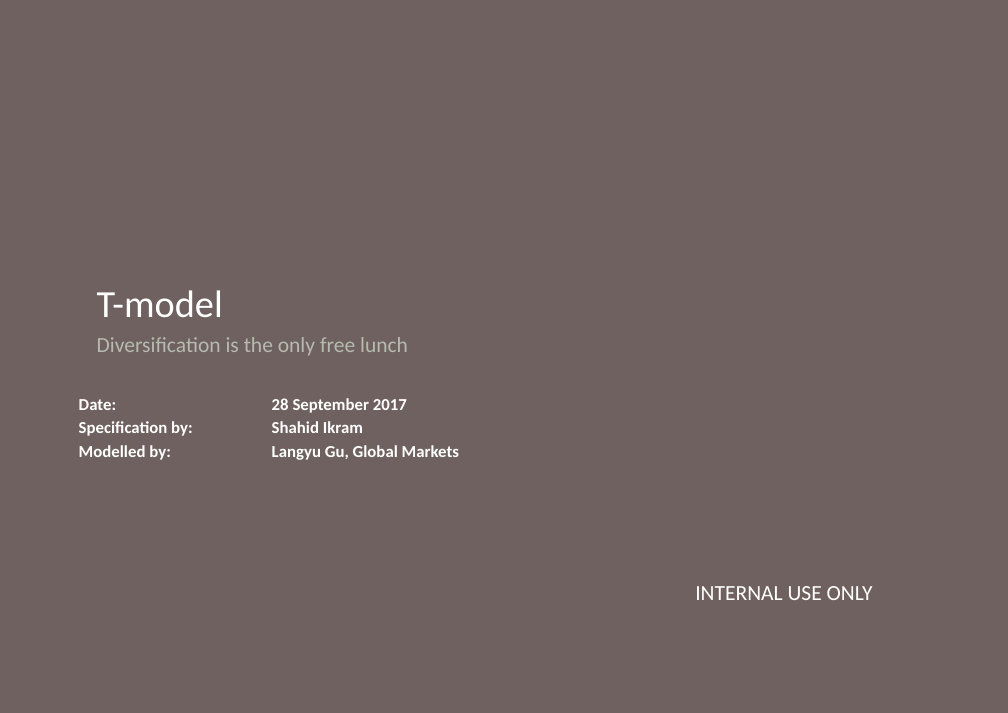
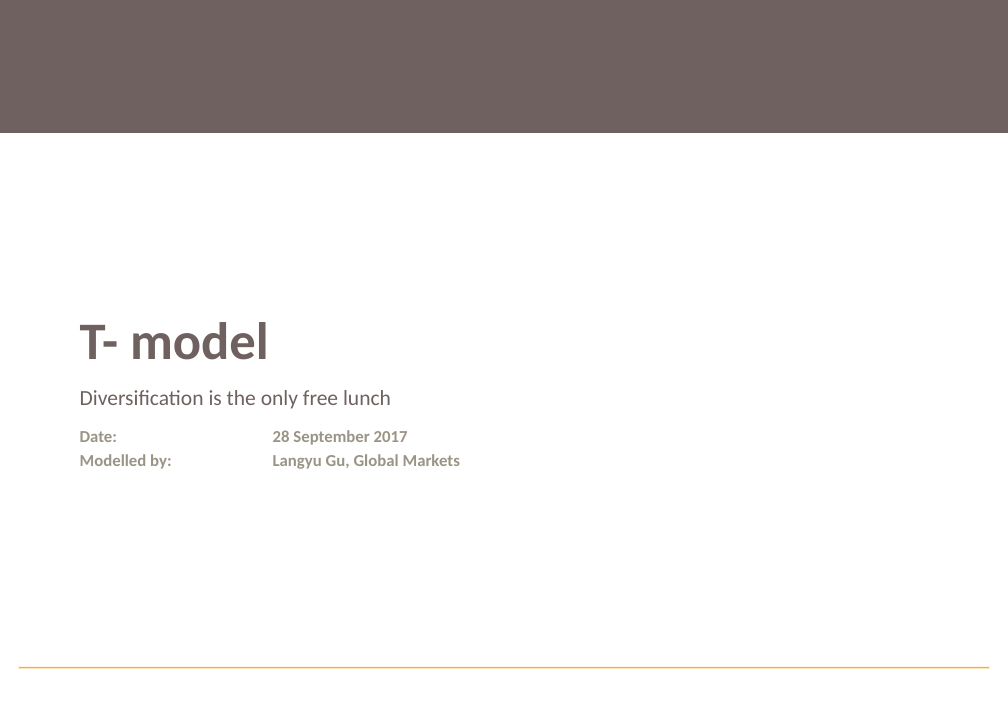
Before and after one commit to deano1949/VIX_subsys, a slide deck: slide 1 of Presentation/t-model.pptx. Drawn at 1008x713 pixels with LibreOffice and Linux fonts; fonts in the diff are those of the drawing; background and template pictures are left out. Boxes give left, top, right and bottom in pixels: in the first picture for what was removed or moved away, otherwise in the second. Text is boxed around its words. In the diff, an @@ line names an element or a change of style, - is before the commit and + after.

```diff
--- a/Presentation/t-model.pptx
+++ b/Presentation/t-model.pptx
@@ rectangle: place and size @@
-rectangle at <box>0,0,1008,713</box>
+rectangle at <box>0,0,1008,132</box>
@@ text "Diversification is the only free ...": place and size @@
-text "Diversification is the only free ..." at <box>97,337,408,356</box>
+text "Diversification is the only free ..." at <box>80,390,391,409</box>
@@ text "Diversification is the only free ..." at <box>80,390,391,409</box>: text colour #B6BAAF to #6E615F; indent changed; vertical alignment top to bottom @@
@@ text added at <box>80,322,269,360</box>, 44 pt, text #6E615F, bold @@
+T- model
@@ text "Date: 28 September 2017": place and size @@
-text "Date: 28 September 2017" at <box>79,398,459,460</box>
+text "Date: 28 September 2017" at <box>80,430,460,469</box>
@@ text "Date: 28 September 2017" at <box>80,430,460,469</box>: text colour #FFFFFF to #9A9486 @@
@@ text at <box>272,421,363,433</box>: paragraph removed @@
-Specification by: Shahid Ikram
@@ title "T-MODEL" at <box>80,457,263,469</box>: vertical alignment bottom to top @@
@@ title at <box>80,457,263,469</box>: text changed; size 32 to 40 pt; bold on @@
-T-model
+T-MODEL
@@ text removed at <box>695,586,873,600</box> @@
-INTERNAL USE ONLY
@@ line added from (19, 667) to (990, 667), #F8B137 1.25 pt @@
```
Also in this commit, not shown: 2 other slides changed, 17 other files.
